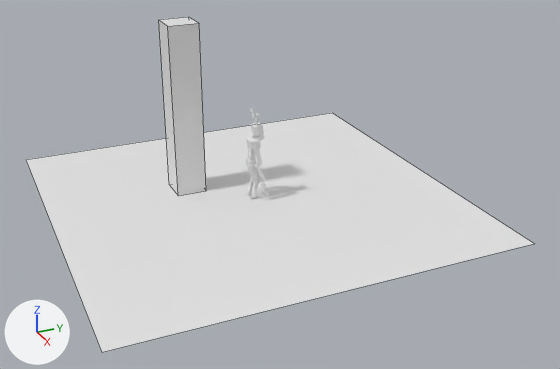
A saved change to the Blender file assets/x_mobs_void_strider.blend.
The view is the same before and after, from a 50 mm lens placed at (30.5, -12.3, 15.6), pointed at (1.7, 0.7, 1.2). The lights are fixed; the arrows at lower left show +X, +Y and +Z. The first picture is the older version. Mesh edges are drawn as thin lines on the coarser meshes. Materials are left out; every surface is plain grey.

In view in the first picture: 'EndStoneFloor', 'ObsidianPillar', 'VoidStrider'.
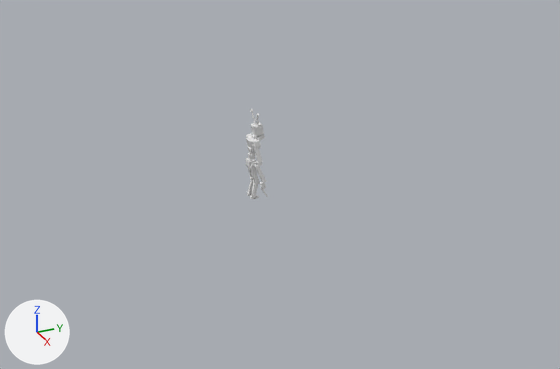
What differs and where, as boxes (x1, y1, x2, y2) in the pictures (560 x 369 px):
```json
{"object": "EndStoneFloor", "change": "deleted", "before": [26, 113, 534, 352]}
{"object": "ObsidianPillar", "change": "deleted", "before": [159, 17, 206, 196]}
```

Edits to the scene script, one JSON object a line:
```json
{"op": "remove", "block": "ob_endstonefloor", "code": ["ob_endstonefloor = bpy.data.objects.new('EndStoneFloor', me_plane)", "ob_endstonefloor.location = (0.0, 0.0, 0.0)"]}
{"op": "remove", "block": "ob_obsidianpillar", "code": ["ob_obsidianpillar = bpy.data.objects.new('ObsidianPillar', me_cube)", "ob_obsidianpillar.location = (-2.2, -2.4, 4.0)"]}
```
